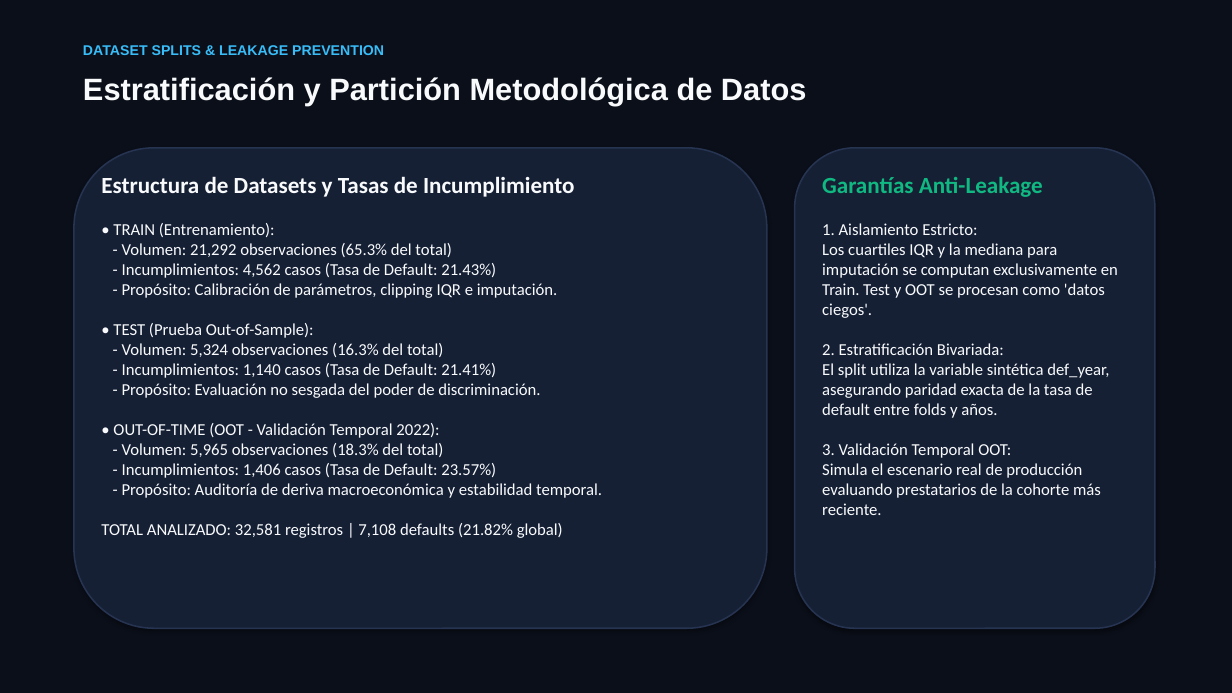
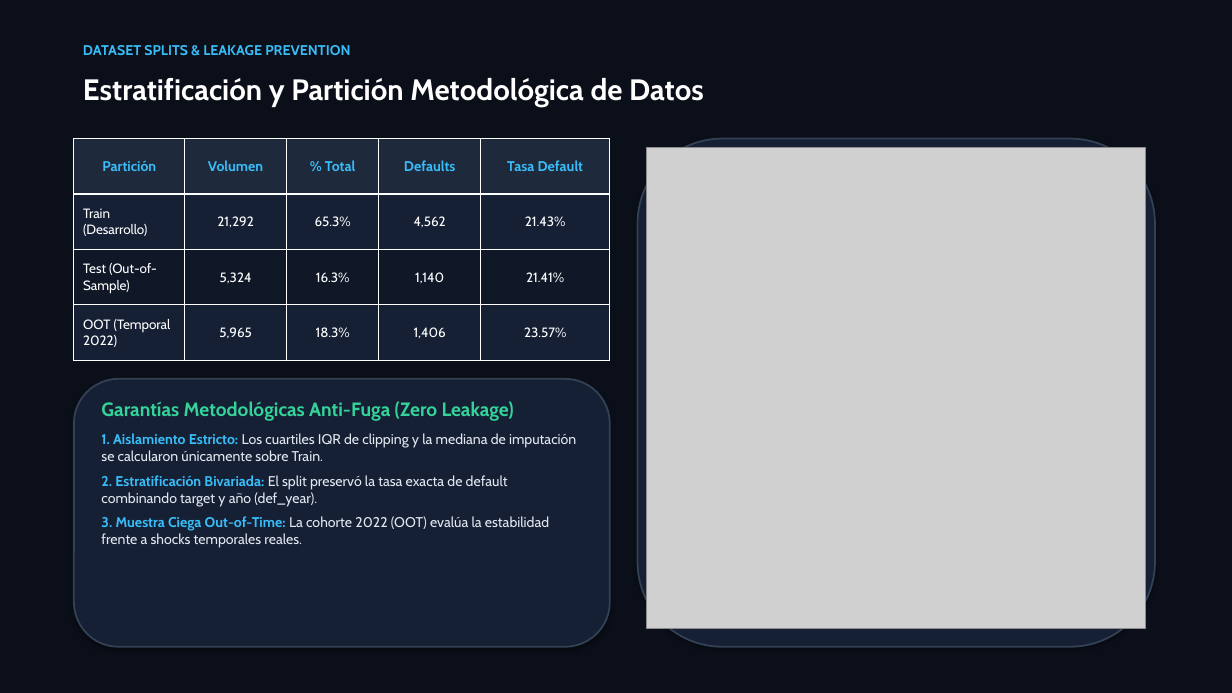
Before and after one commit to GuillenConcepcion/Credit_Scoring_Project, a slide deck: slide 4 of Credit_Risk_Scoring_Presentation.pptx. Drawn at 1232x693 pixels with LibreOffice and Linux fonts; fonts in the diff are those of the drawing; grey boxes stand for pictures. Boxes give left, top, right and bottom in pixels: in the first picture for what was removed or moved away, otherwise in the second. Text is boxed around its words. In the diff, an @@ line names an element or a change of style, - is before the commit and + after.

Commit message:
style: enhance presentation resolution, high-contrast typography, native tables and 300 DPI charts

```diff
--- a/Credit_Risk_Scoring_Presentation.pptx
+++ b/Credit_Risk_Scoring_Presentation.pptx
@@ text "DATASET SPLITS & LEAKAGE PREVENTION" at [83, 45, 350, 55]: font Arial to Cabin @@
@@ text "Estratificación y Partición Metodológica de ..." at [83, 78, 704, 107]: size 24 to 23 pt, font Arial to Cabin, text colour #F8FAFC to #FFFFFF @@
@@ rounded rectangle removed at [74, 148, 767, 628] @@
@@ table added at [74, 139, 610, 360], 4 rows, 5 columns @@
+Partición | Volumen | % Total | Defaults | Tasa Default
+Train (Desarrollo) | 21,292 | 65.3% | 4,562 | 21.43%
+Test (Out-of-Sample) | 5,324 | 16.3% | 1,140 | 21.41%
+OOT (Temporal 2022) | 5,965 | 18.3% | 1,406 | 23.57%
@@ rounded rectangle: place and size @@
-rounded rectangle at [795, 148, 1155, 628]
+rounded rectangle at [638, 139, 1155, 647]
@@ rounded rectangle at [638, 139, 1155, 647]: outline #263452 1.2 pt to #334155 1.4 pt @@
@@ picture added at [647, 148, 1146, 628] @@
@@ text removed at [101, 176, 602, 538] @@
-Estructura de Datasets y Tasas de Incumplimiento
-• TRAIN (Entrenamiento):
-- Volumen: 21,292 observaciones (65.3% del total)
-- Incumplimientos: 4,562 casos (Tasa de Default: 21.43%)
-- Propósito: Calibración de parámetros, clipping IQR e imputación.
-• TEST (Prueba Out-of-Sample):
-- Volumen: 5,324 observaciones (16.3% del total)
-- Incumplimientos: 1,140 casos (Tasa de Default: 21.41%)
-- Propósito: Evaluación no sesgada del poder de discriminación.
-• OUT-OF-TIME (OOT - Validación Temporal 2022):
-- Volumen: 5,965 observaciones (18.3% del total)
-- Incumplimientos: 1,406 casos (Tasa de Default: 23.57%)
-- Propósito: Auditoría de deriva macroeconómica y estabilidad temporal.
-TOTAL ANALIZADO: 32,581 registros | 7,108 defaults (21.82% global)
@@ text removed at [822, 177, 1118, 515] @@
-Garantías Anti-Leakage
-1. Aislamiento Estricto:
-Los cuartiles IQR y la mediana para imputación se computan exclusivamente en Train. Test y OOT se procesan como 'datos ciegos'.
-2. Estratificación Bivariada:
-El split utiliza la variable sintética def_year, asegurando paridad exacta de la tasa de default entre folds y años.
-3. Validación Temporal OOT:
-Simula el escenario real de producción evaluando prestatarios de la cohorte más reciente.
@@ rounded rectangle added at [74, 379, 610, 647], fill #162035, outline #334155 1.4 pt @@
@@ text added at [101, 401, 576, 548], 11 pt, text #E2E8F0 @@
+Garantías Metodológicas Anti-Fuga (Zero Leakage)
+1. Aislamiento Estricto: Los cuartiles IQR de clipping y la mediana de imputación se calcularon únicamente sobre Train.
+2. Estratificación Bivariada: El split preservó la tasa exacta de default combinando target y año (def_year).
+3. Muestra Ciega Out-of-Time: La cohorte 2022 (OOT) evalúa la estabilidad frente a shocks temporales reales.
```
Also in this commit, not shown: 11 other slides changed, 8 other files.
